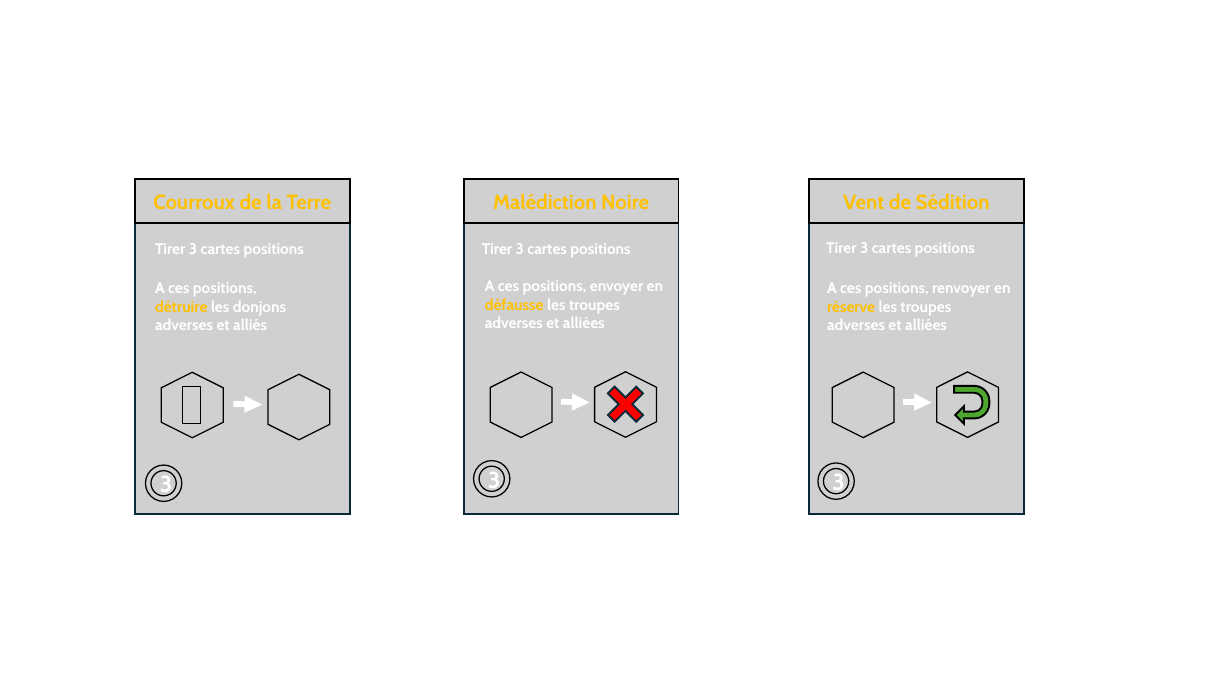
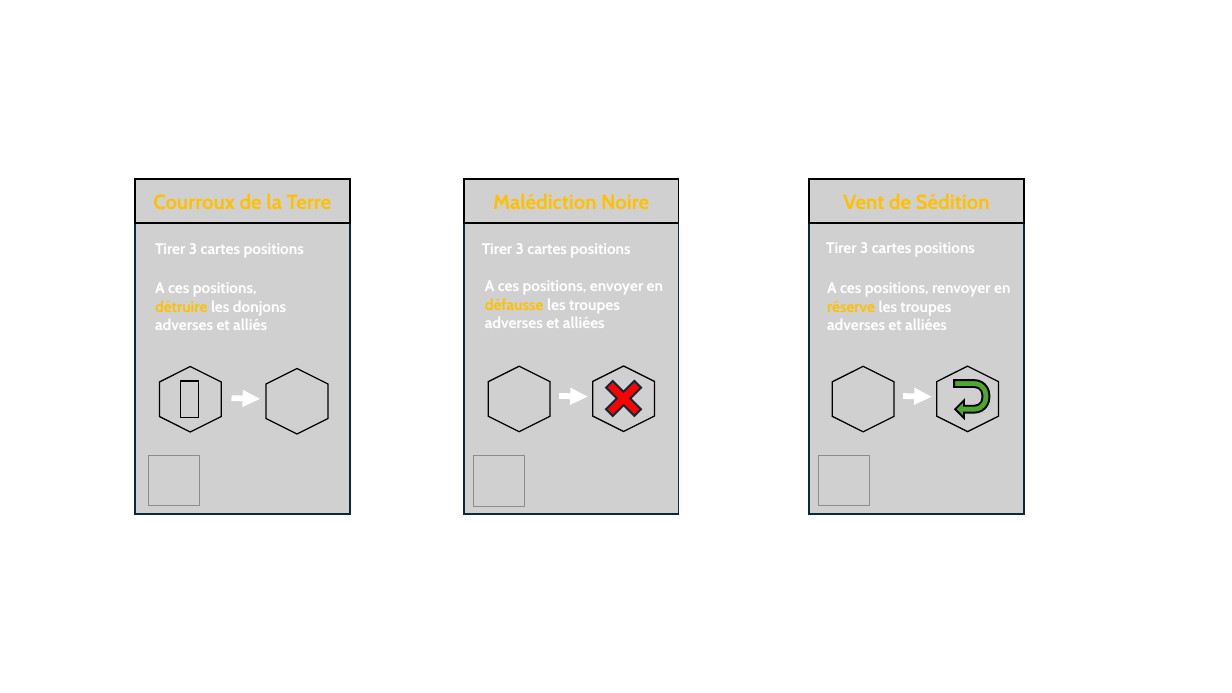
Before and after one commit to LucasBorboleta/Terre-de-Barons, a slide deck: slide 6 of pictures/Cartes-Actions-et-Evenements/Design-Cartes.pptx. Drawn at 1232x693 pixels with LibreOffice and Linux fonts; fonts in the diff are those of the drawing; grey boxes stand for pictures; background and template pictures are left out. Boxes give left, top, right and bottom in pixels: in the first picture for what was removed or moved away, otherwise in the second. Text is boxed around its words. In the diff, an @@ line names an element or a change of style, - is before the commit and + after.

```diff
--- a/pictures/Cartes-Actions-et-Evenements/Design-Cartes.pptx
+++ b/pictures/Cartes-Actions-et-Evenements/Design-Cartes.pptx
@@ picture: place and size @@
-picture at (162,372,224,438)
+picture at (159,367,221,433)
@@ picture: place and size @@
-picture at (595,372,657,437)
+picture at (592,366,654,432)
@@ 5 pictures, 3 arrows, 1 uturn arrow, 1 cross: place and size @@
-5 pictures, 3 arrows, 1 uturn arrow, 1 cross at (182,372,999,440)
+5 pictures, 3 arrows, 1 uturn arrow, 1 cross at (180,366,999,434)
@@ picture removed at (145,465,181,501) @@
-3
@@ picture added at (148,456,199,506) @@
@@ picture added at (473,456,524,506) @@
@@ picture removed at (474,461,510,497) @@
-3
@@ picture removed at (818,463,854,499) @@
-3
@@ picture added at (819,456,870,506) @@
```
Also in this commit, not shown: 3 other files.
